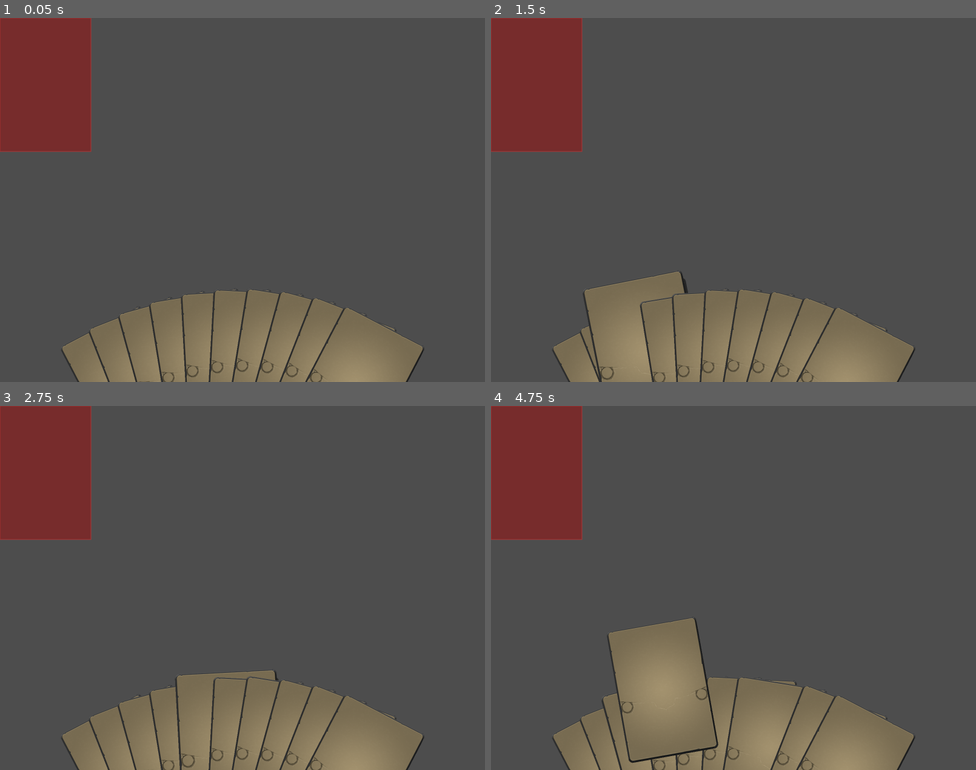
Above: before the commit, frames 1-4 (two rows, left to right).
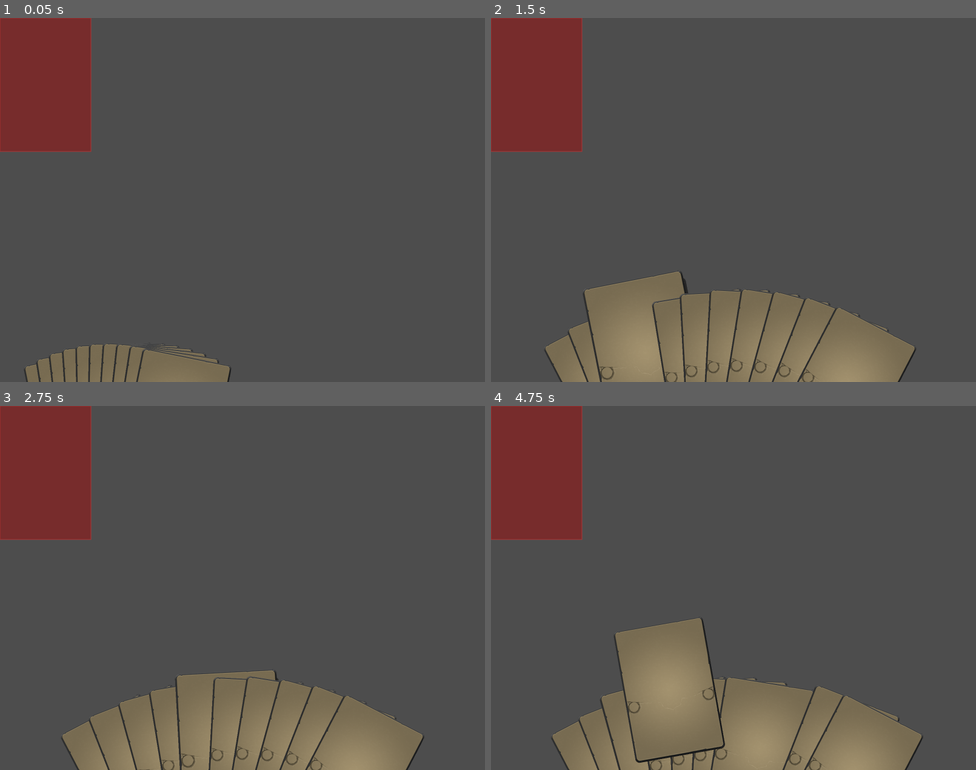
Above: after the commit, the same moments.

Repository: chenkjia/godot-script
Game: Godot game, scene res://Main.tscn
Two runs of this game, one before a commit and one after it. Both use one fixed random seed, a clock stepped at 60 frames per second and the inputs below.
Inputs (mouse positions are in pixels of both pictures, inside the frame that each line leads up to):
- Up to frame 1 (0.05 s): no input
- Up to frame 2 (1.5 s): tap Enter at 0.5 s; drag from (646, 374) to (549, 345) at 0.52 s; drag from (646, 360) to (588, 309) at 1.27 s
- Up to frame 3 (2.75 s): move the mouse to (203, 748) at 2.02 s; click (203, 748) at 2.17 s
- Up to frame 4 (4.75 s): drag from (718, 744) to (578, 715) at 2.77 s; drag from (718, 737) to (607, 700) at 3.52 s; drag from (772, 748) to (607, 700) at 4.27 s

The runs differ from the first frame. In frame 1, 13% of the frame differs, in the area x 5-88%, y 74-100%; in frame 2, 2.3%; in frame 3, less than 0.1%; in frame 4, 2.9%.

Commit message:
手牌散开与恢复

Diff:
--- a/components/card.gd
+++ b/components/card.gd
@@ -66,19 +66,22 @@
 				drag_offset = global_position - get_global_mouse_position()
 				# 将卡片移到最前面
 				get_parent().move_child(self, -1)
+				# 通知管理器：开始散开效果
+				notify_begin_drag_spread()
 			else:
-				if dragging:
-					dragging = false
-					# 检查是否在垃圾桶区域内
-					if not check_trash_area():
-						# 如果不在垃圾桶区域，返回原位置
-						return_to_original_position()
-					else:
-						# 如果在垃圾桶区域，停止旋转动画并归零
-						if tween_rot:
-							tween_rot.kill()
-						tween_rot = create_tween().set_parallel(true)
-						tween_rot.tween_property(self, "rotation_degrees", 0.0, 0.15)
+					if dragging:
+						dragging = false
+						# 检查是否在垃圾桶区域内
+						if not check_trash_area():
+							# 如果不在垃圾桶区域，返回原位置（在返回动画完成后再恢复布局）
+							return_to_original_position()
+						else:
+							# 如果在垃圾桶区域，停止旋转动画并归零，并立即恢复布局
+							if tween_rot:
+								tween_rot.kill()
+								tween_rot = create_tween().set_parallel(true)
+								tween_rot.tween_property(self, "rotation_degrees", 0.0, 0.15)
+								notify_end_drag_spread()
 	elif dragging and event is InputEventMouseMotion:
 		drag_card_motion(event as InputEventMouseMotion)
 
@@ -146,3 +149,23 @@
 	return_tween.tween_property(self, "rotation_degrees", original_rotation, return_speed)
 	# 恢复原始层级索引
 	get_parent().move_child(self, original_index)
+	# 返回动画完成后再恢复整体布局
+	return_tween.finished.connect(func():
+		notify_end_drag_spread()
+	)
+
+# 通知管理器：开始散开效果
+func notify_begin_drag_spread() -> void:
+	var managers = get_tree().get_nodes_in_group("card_manager")
+	if managers.size() > 0:
+		var m = managers[0]
+		if m.has_method("begin_drag_spread"):
+			m.begin_drag_spread(self)
+
+# 通知管理器：结束散开效果
+func notify_end_drag_spread() -> void:
+	var managers = get_tree().get_nodes_in_group("card_manager")
+	if managers.size() > 0:
+		var m = managers[0]
+		if m.has_method("end_drag_spread"):
+			m.end_drag_spread()
--- a/components/card_manager.gd
+++ b/components/card_manager.gd
@@ -12,6 +12,11 @@
 @export var fan_angle: float = 60.0  # 扇形总角度（度）
 @export var fan_radius: float = 800.0  # 扇形半径
 @export var card_lift: float = 30.0  # 卡片向上抬起的距离
+
+# 拖动散开效果参数
+var dragging_card: Control = null
+@export var spread_strength: float = 40.0  # 拿起时两侧卡片横向散开的强度（像素）
+@export var spread_falloff: float = 0.35   # 距离选中卡片越远，散开越小（每隔一张乘以这个系数）
 
 func _ready() -> void:
 	# 将卡片管理器添加到组中，方便垃圾桶找到
@@ -38,44 +43,29 @@
 
 # 将卡片排列成扇形
 func arrange_cards_in_fan() -> void:
-	if cards.is_empty():
+	var n := cards.size()
+	if n == 0:
 		return
-
-	var card_count = cards.size()
-
-	# 计算扇形中心点（屏幕底部中央）
-	var center_x = size.x / 2.0
-	var center_y = size.y + fan_radius - bottom_margin
-
-	# 动态计算扇形角度的算法
-	var dynamic_fan_angle = calculate_dynamic_fan_angle(card_count)
-
-	# 计算每张卡片的角度间隔
-	var angle_step = 0.0
-	if card_count > 1:
-		angle_step = deg_to_rad(dynamic_fan_angle) / (card_count - 1)
-
-	# 起始角度（从左到右）
-	var start_angle = deg_to_rad(-dynamic_fan_angle / 2.0)
-
-	# 设置每张卡片的位置和旋转
-	for i in range(card_count):
-		var card = cards[i]
-
-		# 计算当前卡片的角度
-		var current_angle = start_angle + i * angle_step
-
-		# 计算卡片位置（圆弧上的点）
-		var x = center_x + fan_radius * sin(current_angle)
-		var y = center_y - fan_radius * cos(current_angle) - card_lift
-
-		# 设置卡片位置
-		card.position = Vector2(x - 150, y - 220)  # 150和220是卡片的一半尺寸
-
-		# 设置卡片旋转角度（朝向扇形中心）
-		card.rotation = current_angle
-
-		# 设置卡片层级（从左到右按顺序叠放，右边的卡片在上层）
+	var center := Vector2(size.x * 0.5, size.y + fan_radius - bottom_margin)
+	var total := calculate_dynamic_fan_angle(n)
+	var start := -deg_to_rad(total) * 0.5
+	var step := deg_to_rad(total) / (n - 1) if n > 1 else 0.0
+	var di := cards.find(dragging_card) if dragging_card and dragging_card in cards else -1
+	for i in range(n):
+		var a := start + i * step
+		var card := cards[i]
+		if di == i:
+			card.z_index = i
+			continue
+		var pos := Vector2(
+			center.x + fan_radius * sin(a) - 150,
+			center.y - fan_radius * cos(a) - card_lift - 220
+		)
+		if di != -1:
+			pos.x += (-1 if i < di else 1) * spread_strength * pow(1.0 - spread_falloff, abs(i - di) - 1)
+		var tw := create_tween().set_parallel(true)
+		tw.tween_property(card, "position", pos, 0.12)
+		tw.tween_property(card, "rotation", a, 0.12)
 		card.z_index = i
 
 # 动态计算扇形角度的算法
@@ -100,6 +90,16 @@
 
 	return max(min_angle, calculated_angle)
 
+# 开始拖动时，让其他卡片轻微散开
+func begin_drag_spread(card: Control) -> void:
+	dragging_card = card
+	arrange_cards_in_fan()
+
+# 结束拖动或卡片销毁后，恢复布局
+func end_drag_spread() -> void:
+	dragging_card = null
+	arrange_cards_in_fan()
+
 # 清除所有卡片
 func clear_cards() -> void:
 	for card in cards:
